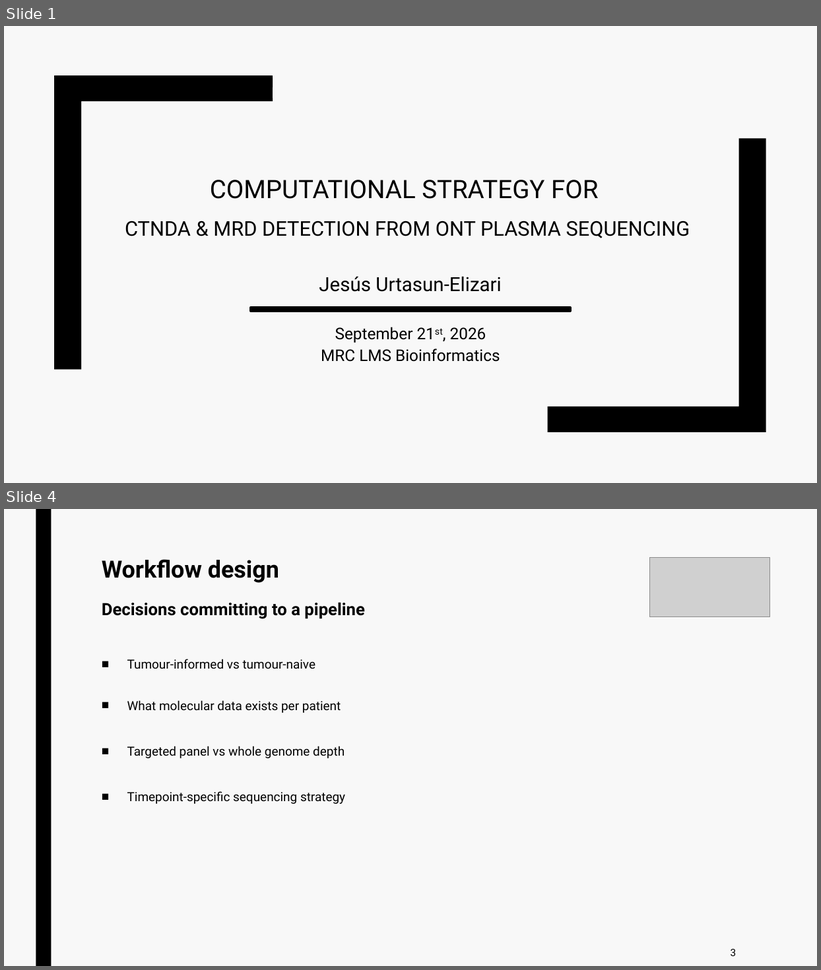
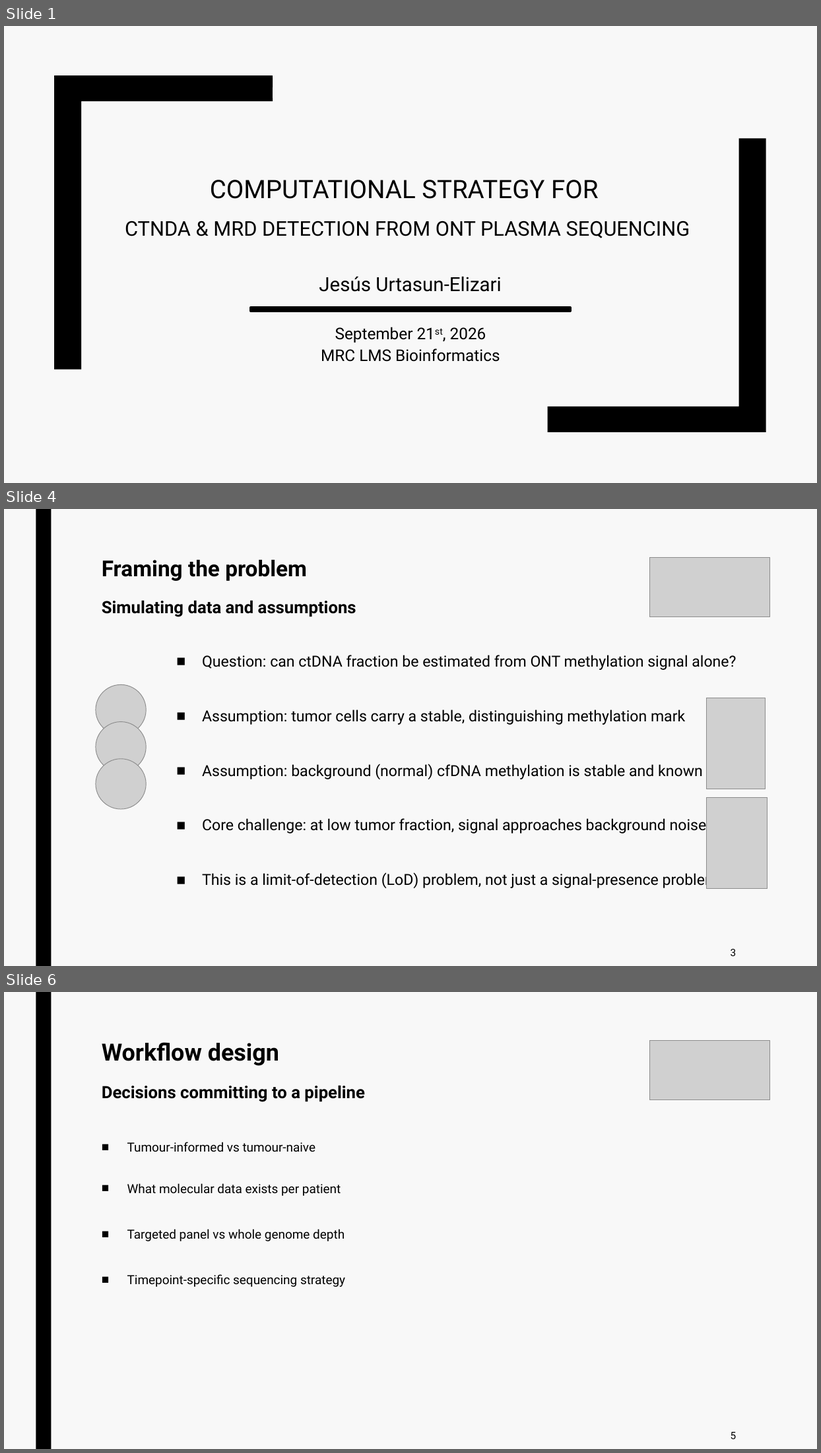
Before and after one commit to jurtasun/presentations, a slide deck: 202609_vhio_symposium/202609_vhio_technical.ppt. Shown one above the other, each under a label of ours: slides 1 and 4 before the commit, slides 1, 4 and 6 after it; the slides between them are not shown. The pictures are 821x970 and 821x1453 pixels, drawn with LibreOffice and Linux fonts; fonts in the diff are those of the drawing; grey boxes stand for pictures. Boxes give left, top, right and bottom in pixels: in the first picture for what was removed or moved away, otherwise in the second. Text is boxed around its words. In the diff, an @@ line names an element or a change of style, - is before the commit and + after.

```diff
--- a/202609_vhio_symposium/202609_vhio_technical.ppt
+++ b/202609_vhio_symposium/202609_vhio_technical.ppt
@@ slide 4 added at (4,509,817,966), background #F8F8F8; not listed: 1 template element that a slide beside it also shows @@
@@ title added at (102,560,356,617), 20 pt, text #000000, bold @@
+Framing the problem
+Simulating data and assumptions
@@ picture added at (650,557,771,617) @@
@@ text added at (202,655,736,889), 18 pt, text #000000 @@
+■ Question: can ctDNA fraction be estimated from ONT methylation signal alone?
+■ Assumption: tumor cells carry a stable, distinguishing methylation mark
+■ Assumption: background (normal) cfDNA methylation is stable and known
+■ Core challenge: at low tumor fraction, signal approaches background noise
+■ This is a limit-of-detection (LoD) problem, not just a signal-presence problem
@@ picture added at (96,685,146,735) @@
@@ picture added at (707,698,765,789) @@
@@ picture added at (96,722,146,772) @@
@@ picture added at (96,759,146,810) @@
@@ picture added at (707,797,768,889) @@
@@ text added at (731,949,737,956), 12 pt, text #000000 @@
+3
@@ what was slide 4 is now slide 6 @@
@@ page number at (731,1432,737,1439): text changed @@
-3
+5
```
Also in this commit, not shown: 3 slides changed, 10 other slides added, 8 slides removed, 10 other files.
